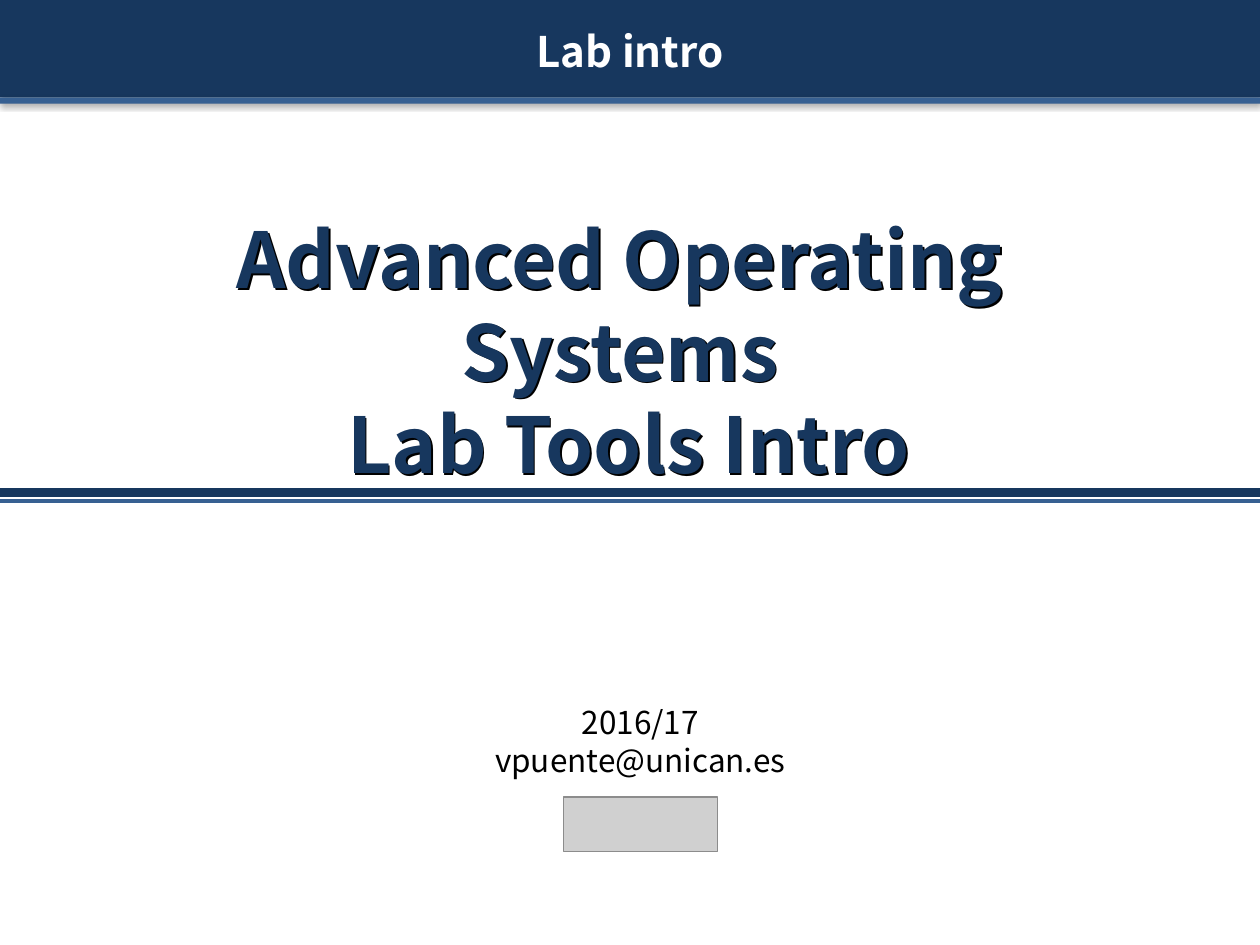
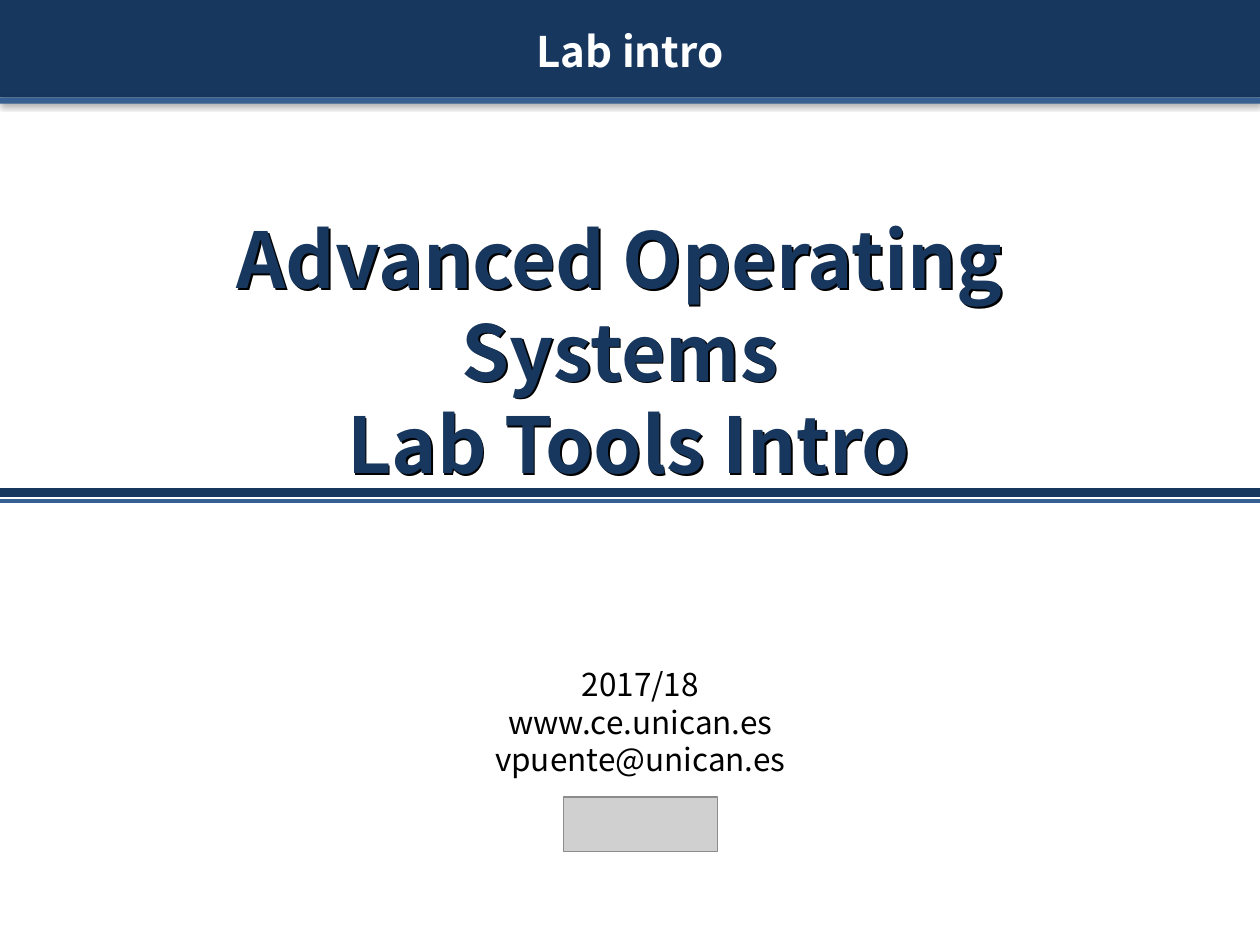
Before and after one commit to ZdravkoDimitrovArnaudov/AOS-XV6-RISCV, a slide deck: slide 1 of 00_Intro.pptx. Drawn at 1260x945 pixels with LibreOffice and Linux fonts; fonts in the diff are those of the drawing; grey boxes stand for pictures. Boxes give left, top, right and bottom in pixels: in the first picture for what was removed or moved away, otherwise in the second. Text is boxed around its words. In the diff, an @@ line names an element or a change of style, - is before the commit and + after.

```diff
--- a/00_Intro.pptx
+++ b/00_Intro.pptx
@@ text "2017/18": place and size @@
-text "2017/18" at [495,709,785,780]
+text "2017/18" at [495,671,785,779]
@@ text at [508,671,772,735]: text changed @@
-2016/17
+2017/18
+www.ce.unican.es
```
Also in this commit, not shown: 1 other slide changed, 2 slides added, 19 other files.
